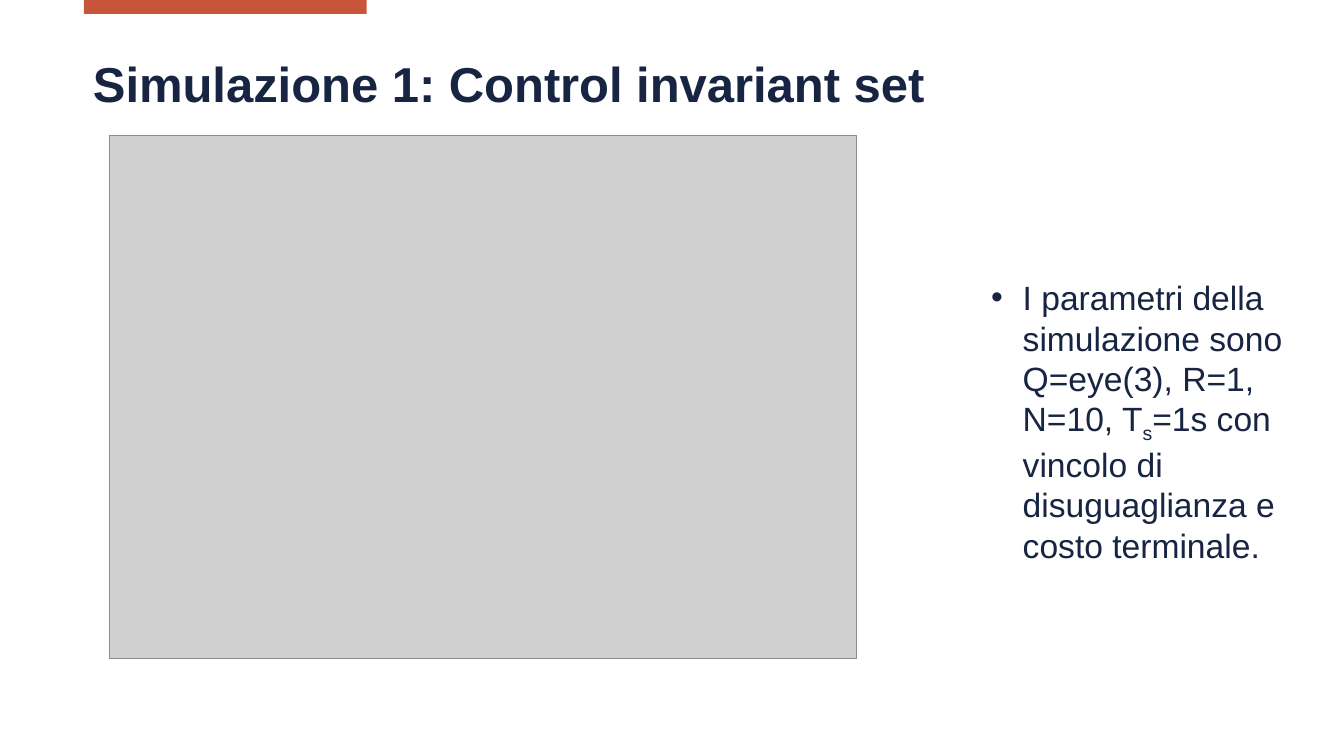
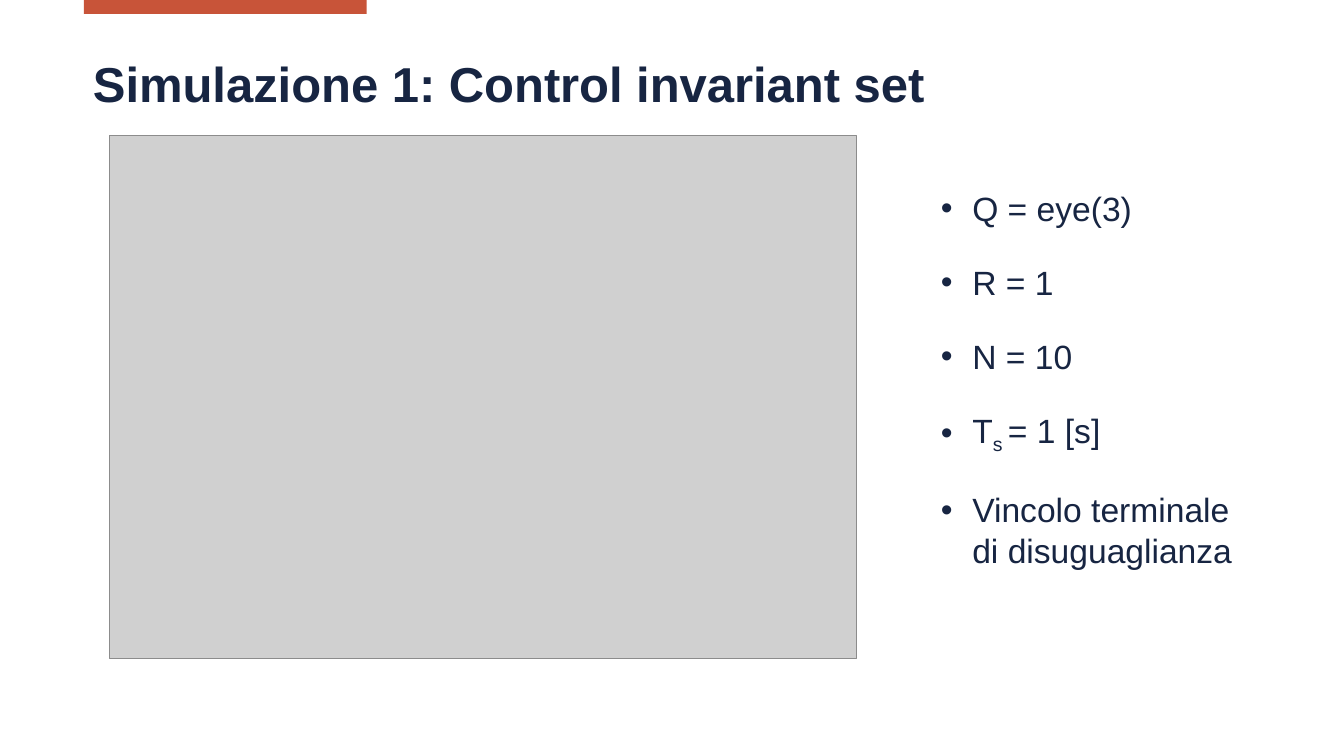
Before and after one commit to wasim-essbai/CAM_MPCCSTR, a slide deck: slide 16 of Presentazione.pptx. Drawn at 1344x756 pixels with LibreOffice and Linux fonts; fonts in the diff are those of the drawing; grey boxes stand for pictures; background and template pictures are left out. Boxes give left, top, right and bottom in pixels: in the first picture for what was removed or moved away, otherwise in the second. Text is boxed around its words. In the diff, an @@ line names an element or a change of style, - is before the commit and + after.

```diff
--- a/Presentazione.pptx
+++ b/Presentazione.pptx
@@ text at (972, 196, 1232, 570): text changed @@
-• I parametri della simulazione sono Q=eye(3), R=1, N=10, Ts=1s con vincolo di disuguaglianza e costo terminale.
+• Q = eye(3)
+• R = 1
+• N = 10
+• Ts = 1 [s]
+• Vincolo terminale di disuguaglianza
```
Also in this commit, not shown: 6 other slides changed, 4 slides added, 7 other files.
